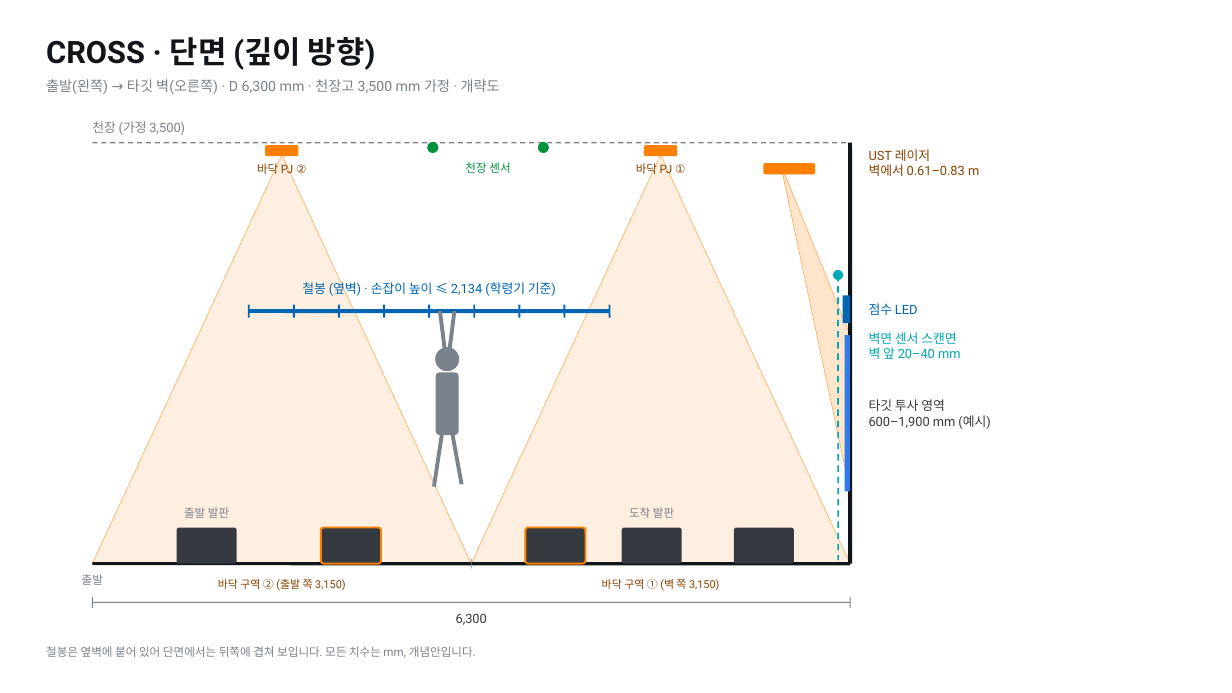
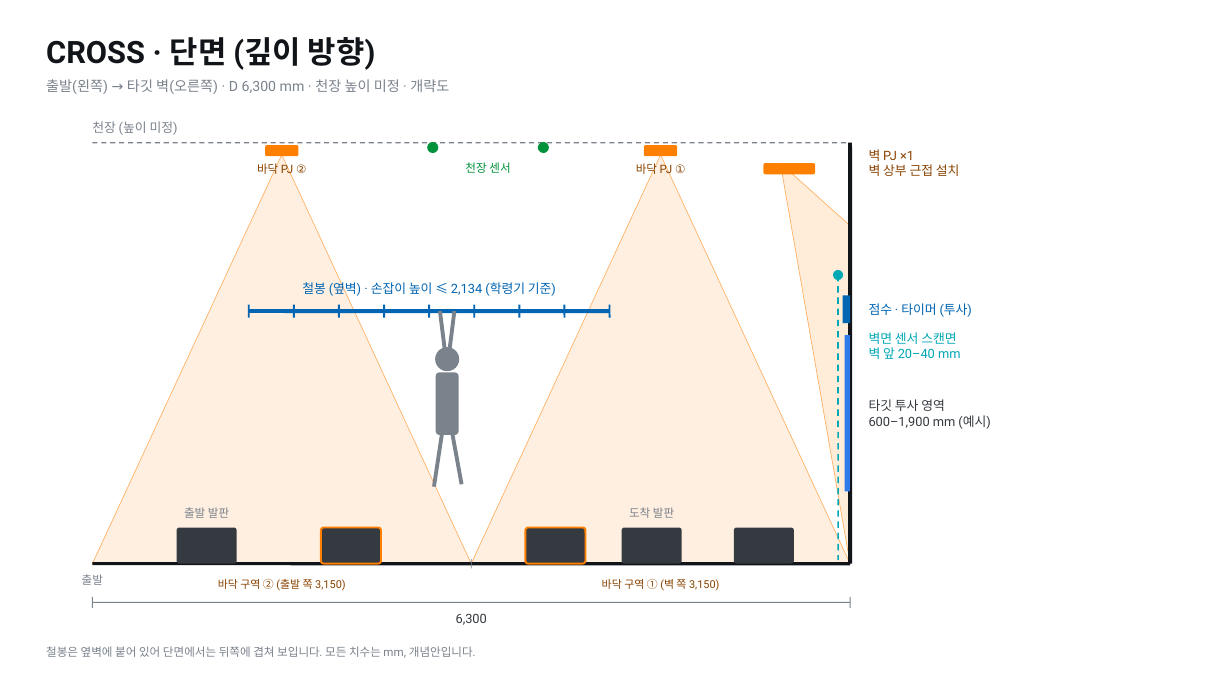
Before and after one commit to Crystalleeee/USA-AKP, a slide deck: slide 2 of mission-zone/CROSS_배치평면_단면.pptx. Drawn at 1232x693 pixels with LibreOffice and Linux fonts; fonts in the diff are those of the drawing. Boxes give left, top, right and bottom in pixels: in the first picture for what was removed or moved away, otherwise in the second. Text is boxed around its words. In the diff, an @@ line names an element or a change of style, - is before the commit and + after.

```diff
--- a/mission-zone/CROSS_배치평면_단면.pptx
+++ b/mission-zone/CROSS_배치평면_단면.pptx
@@ text at (x1=46, y1=79, x2=449, y2=94): text changed @@
-출발(왼쪽) → 타깃 벽(오른쪽) · D 6,300 mm · 천장고 3,500 mm 가정 · 개략도
+출발(왼쪽) → 타깃 벽(오른쪽) · D 6,300 mm · 천장 높이 미정 · 개략도
@@ text at (x1=92, y1=121, x2=178, y2=135): text changed @@
-천장 (가정 3,500)
+천장 (높이 미정)
@@ text at (x1=869, y1=149, x2=960, y2=176): text changed @@
-UST 레이저
-벽에서 0.61–0.83 m
+벽 PJ ×1
+벽 상부 근접 설치
@@ freeform shape resized from (x1=781, y1=164, x2=850, y2=492) to (x1=781, y1=164, x2=850, y2=564) @@
@@ freeform shape at (x1=781, y1=164, x2=850, y2=564): fill #FF8000 at 20% opacity to #FF8000 at 15% opacity @@
@@ text at (x1=869, y1=303, x2=972, y2=317): text changed @@
-점수 LED
+점수 · 타이머 (투사)
```
Also in this commit, not shown: 1 other slide changed, 1 other file.
